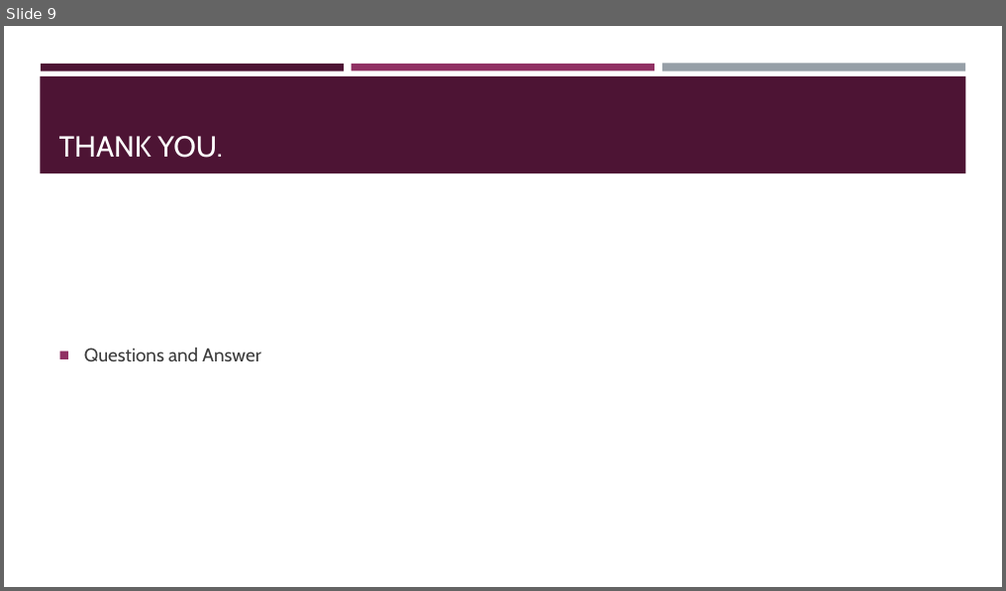
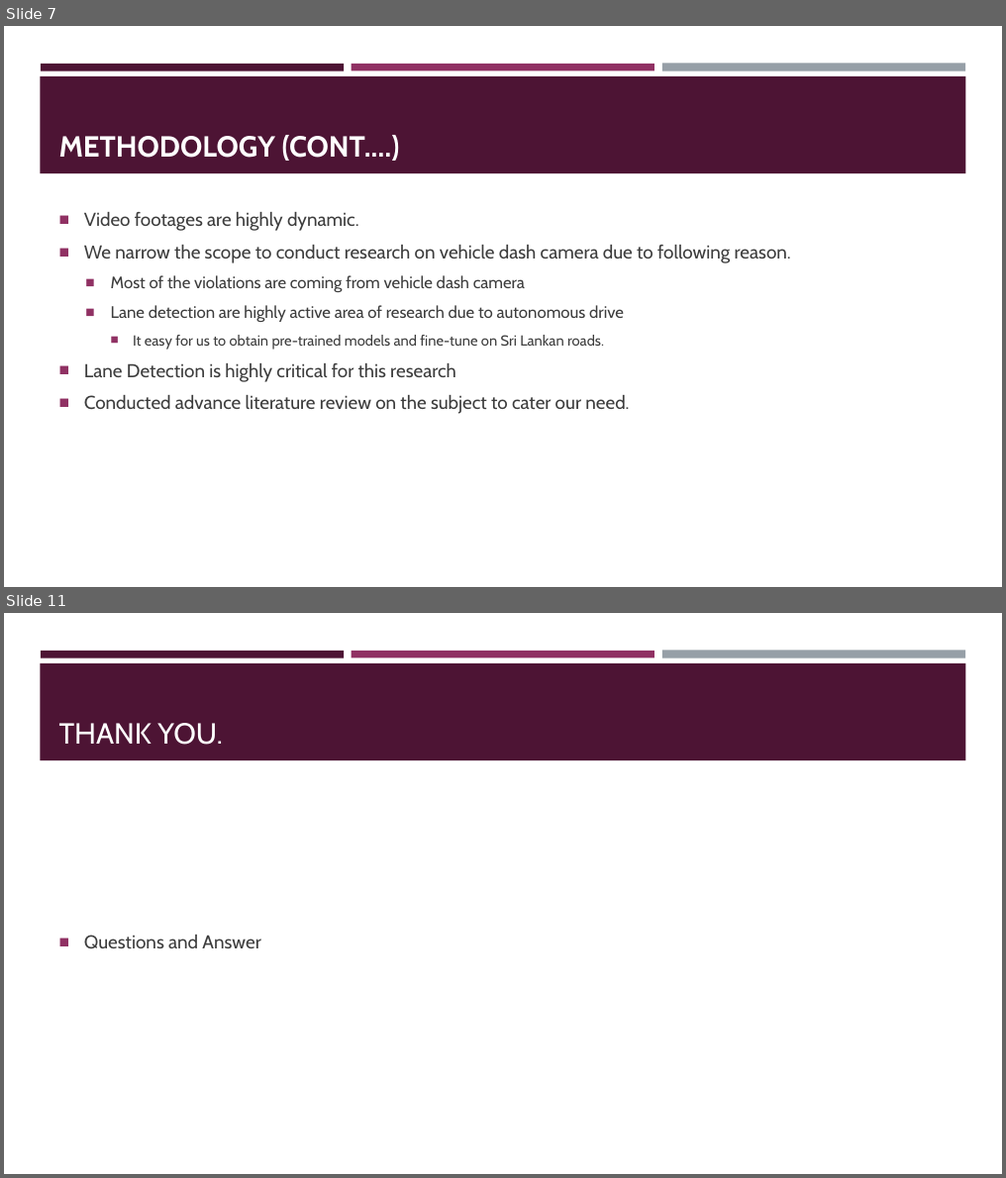
Before and after one commit to prageethmadhu/LVLane, a slide deck: DEMO/progress_report.pptx. Shown one above the other, each under a label of ours: slide 9 before the commit, slides 7 and 11 after it; the slides between them are not shown. The pictures are 1006x591 and 1006x1178 pixels, drawn with LibreOffice and Linux fonts; fonts in the diff are those of the drawing. Boxes give left, top, right and bottom in pixels: in the first picture for what was removed or moved away, otherwise in the second. Text is boxed around its words. In the diff, an @@ line names an element or a change of style, - is before the commit and + after.

```diff
--- a/DEMO/progress_report.pptx
+++ b/DEMO/progress_report.pptx
@@ slide 7 added at [4,26,1002,587], background #FFFFFF; not listed: 4 template elements that a slide beside it also shows @@
@@ title added at [59,135,400,161], 28 pt, text #FFFFFF, bold @@
+METHODOLOGY (CONT.…)
@@ text added at [84,212,791,414], 18 pt, text #3D3D3D @@
+■ Video footages are highly dynamic.
+■ We narrow the scope to conduct research on vehicle dash camera due to following reason.
+  ■ Most of the violations are coming from vehicle dash camera
+  ■ Lane detection are highly active area of research due to autonomous drive
+    ■ It easy for us to obtain pre-trained models and fine-tune on Sri Lankan roads.
+■ Lane Detection is highly critical for this research
+■ Conducted advance literature review on the subject to cater our need.
@@ what was slide 9 is now slide 11 @@
```
Also in this commit, not shown: 8 slides changed, 1 other slide added.
